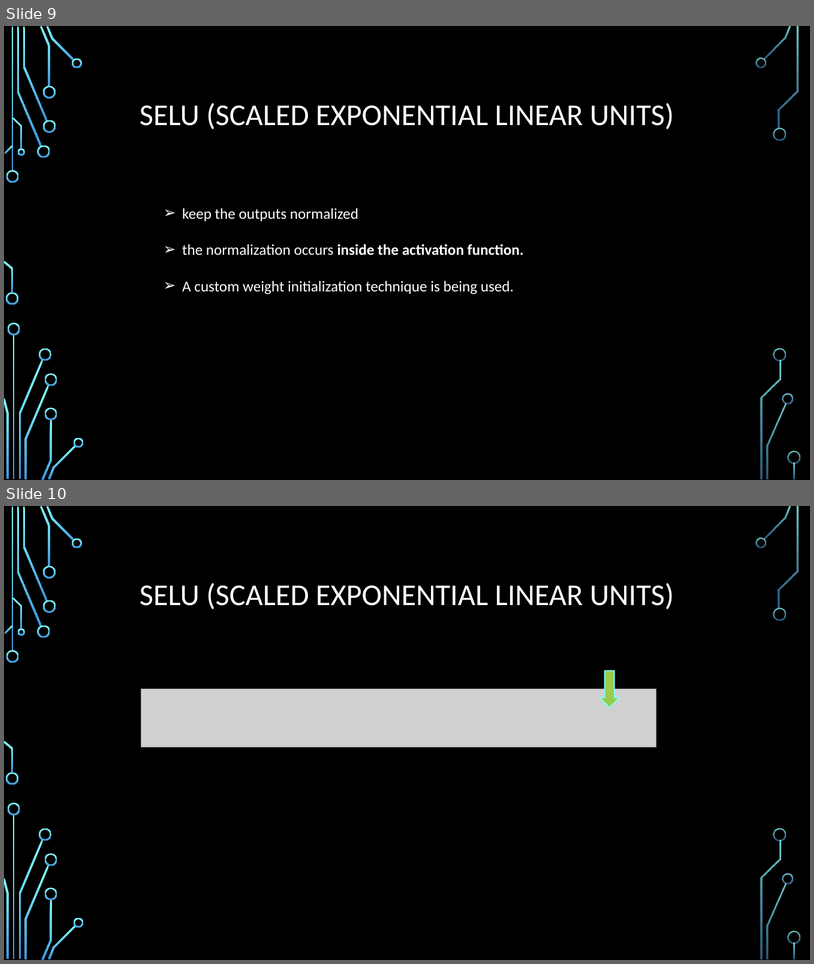
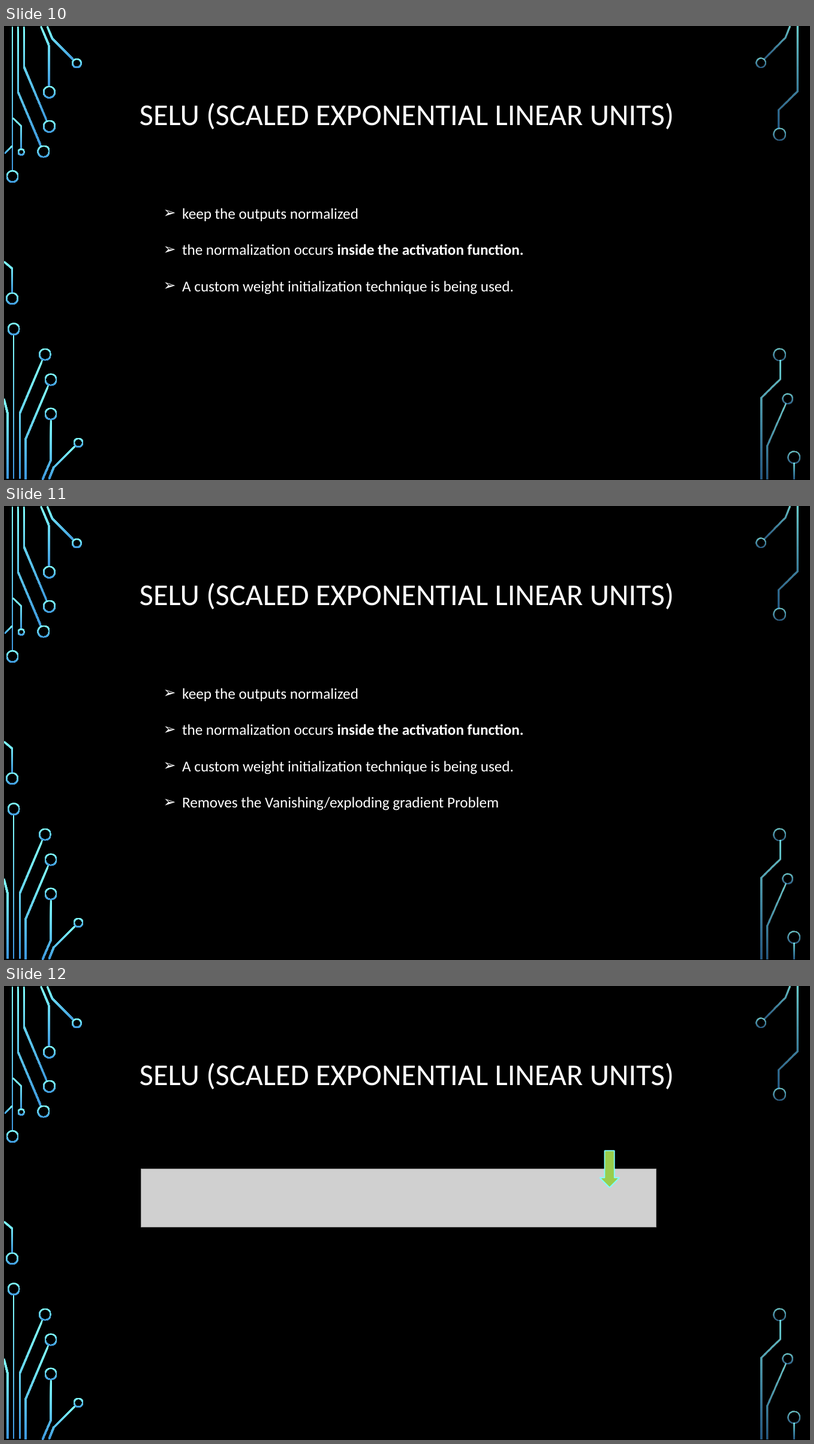
Before and after one commit to knight-coder-llc/AI-Vehicle-Calculator, a slide deck: Final Pres.pptx. Shown one above the other, each under a label of ours: slides 9 and 10 before the commit, slides 10, 11 and 12 after it. The pictures are 814x964 and 814x1444 pixels, drawn with LibreOffice and Linux fonts; fonts in the diff are those of the drawing; grey boxes stand for pictures; background and template pictures are left out. Boxes give left, top, right and bottom in pixels: in the first picture for what was removed or moved away, otherwise in the second. Text is boxed around its words. In the diff, an @@ line names an element or a change of style, - is before the commit and + after.

```diff
--- a/Final Pres.pptx
+++ b/Final Pres.pptx
@@ slide 11 added at (x1=4, y1=506, x2=810, y2=960), background picture (left out); not listed: 36 template elements that a slide beside it also shows @@
@@ title added at (x1=140, y1=583, x2=674, y2=609), 36 pt, text #FFFFFF @@
+SELU (SCALED EXPONENTIAL LINEAR UNITS)
@@ text added at (x1=182, y1=688, x2=524, y2=810), 18 pt, text #FFFFFF @@
+  ➢ keep the outputs normalized
+  ➢ the normalization occurs inside the activation function.
+  ➢ A custom weight initialization technique is being used.
+  ➢ Removes the Vanishing/exploding gradient Problem
@@ what was slide 9 is now slide 10 @@
@@ what was slide 10 is now slide 12 @@
```
Also in this commit, not shown: 5 other slides added.
